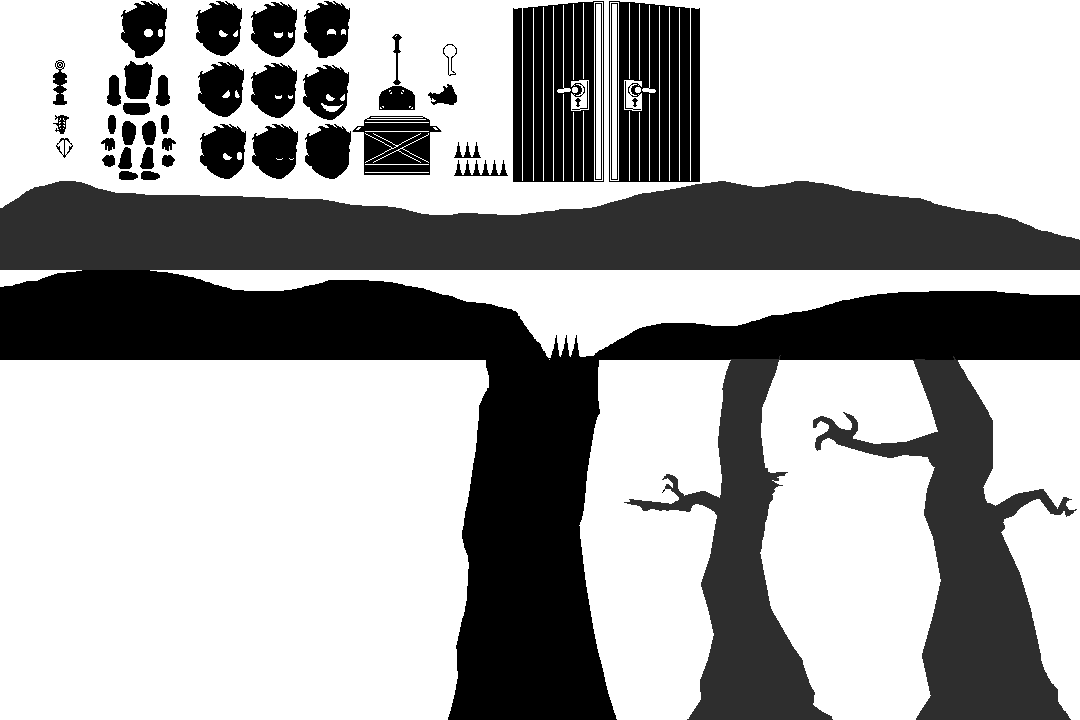
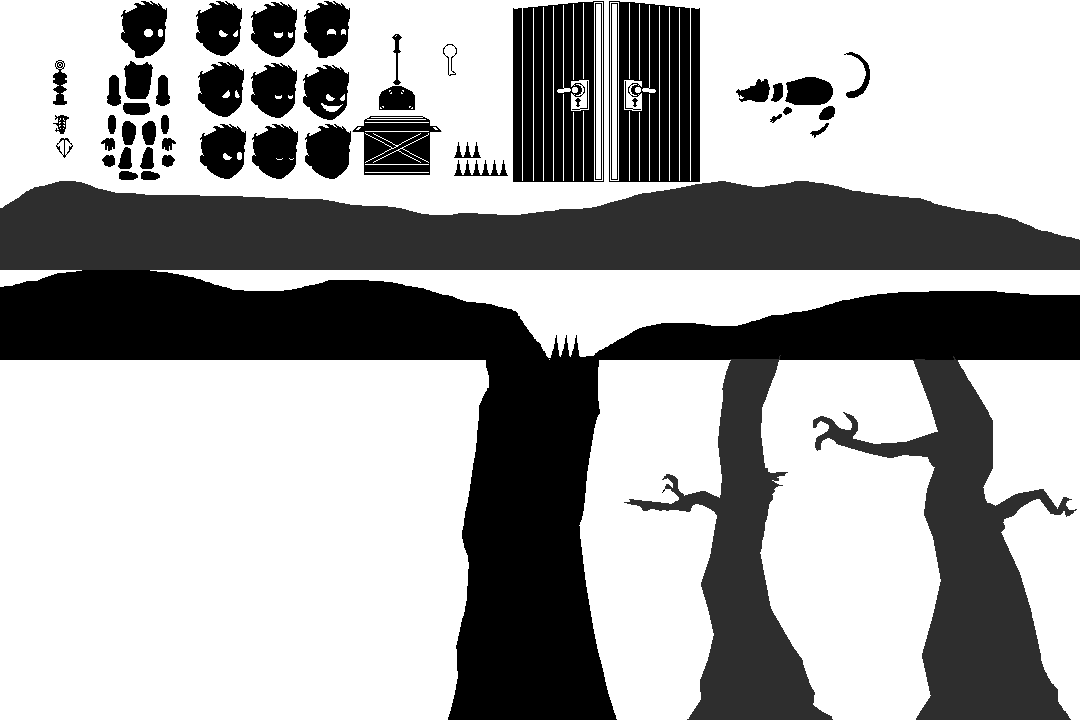
Two versions of the same layered image (1080px x 720px). Layer-by-layer changes:
painted on "Ebene 4" over [428, 52, 870, 138]
